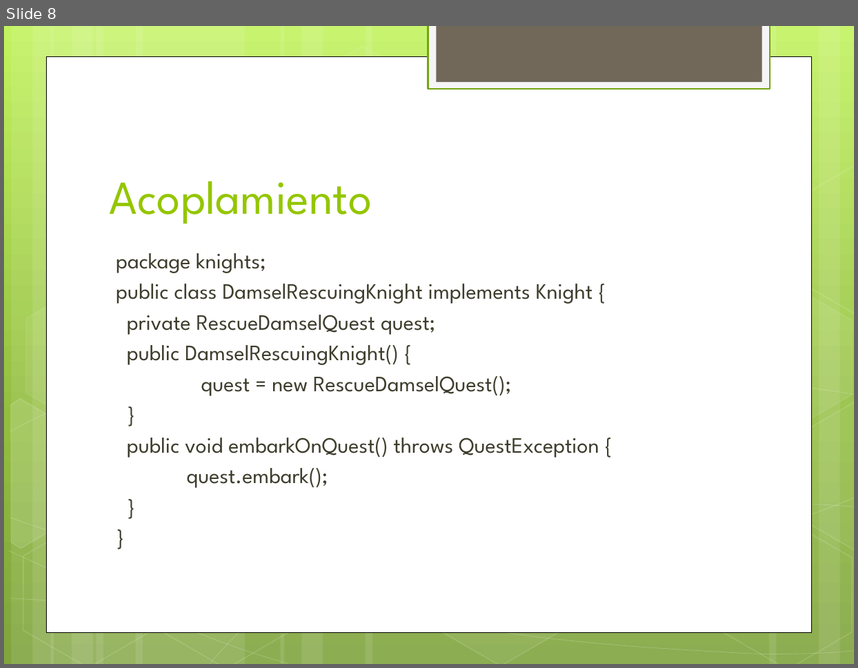
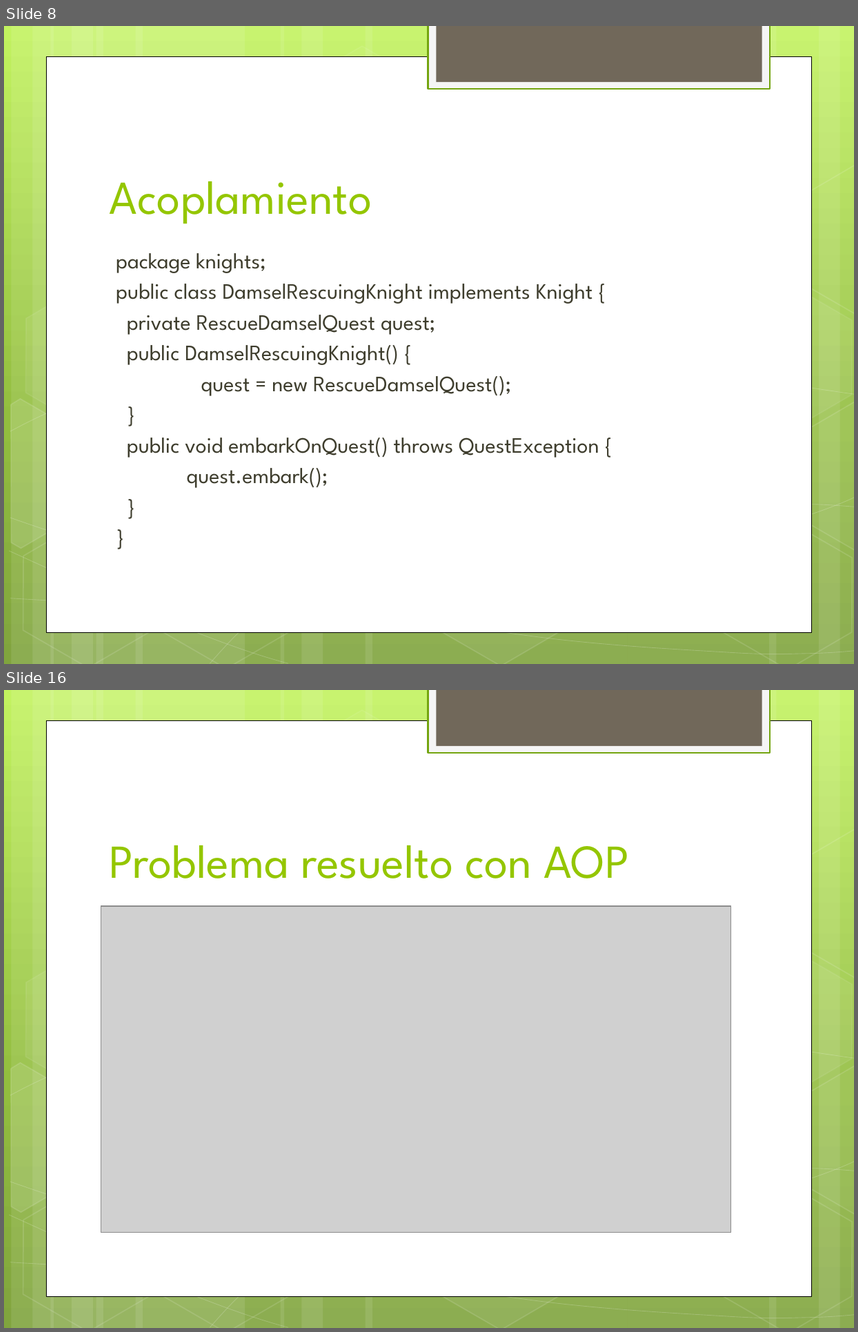
Before and after one commit to jdmr/CursoSpring, a slide deck: Presentation1.pptx. Shown one above the other, each under a label of ours: slide 8 before the commit, slides 8 and 16 after it; the slides between them are not shown. The pictures are 858x668 and 858x1332 pixels, drawn with LibreOffice and Linux fonts; fonts in the diff are those of the drawing; grey boxes stand for pictures. Boxes give left, top, right and bottom in pixels: in the first picture for what was removed or moved away, otherwise in the second. Text is boxed around its words. In the diff, an @@ line names an element or a change of style, - is before the commit and + after.

```diff
--- a/Presentation1.pptx
+++ b/Presentation1.pptx
@@ slide 16 added at [4,690,854,1328], background gradient #C3F35F to #93BF3F to #81A53E; not listed: 31 template elements that a slide beside it also shows @@
@@ title added at [110,845,629,878], 40 pt, text #94C600 @@
+Problema resuelto con AOP
@@ picture added at [101,906,731,1232] @@
```
Also in this commit, not shown: 1 slide changed, 25 other slides added, 12 other files.
